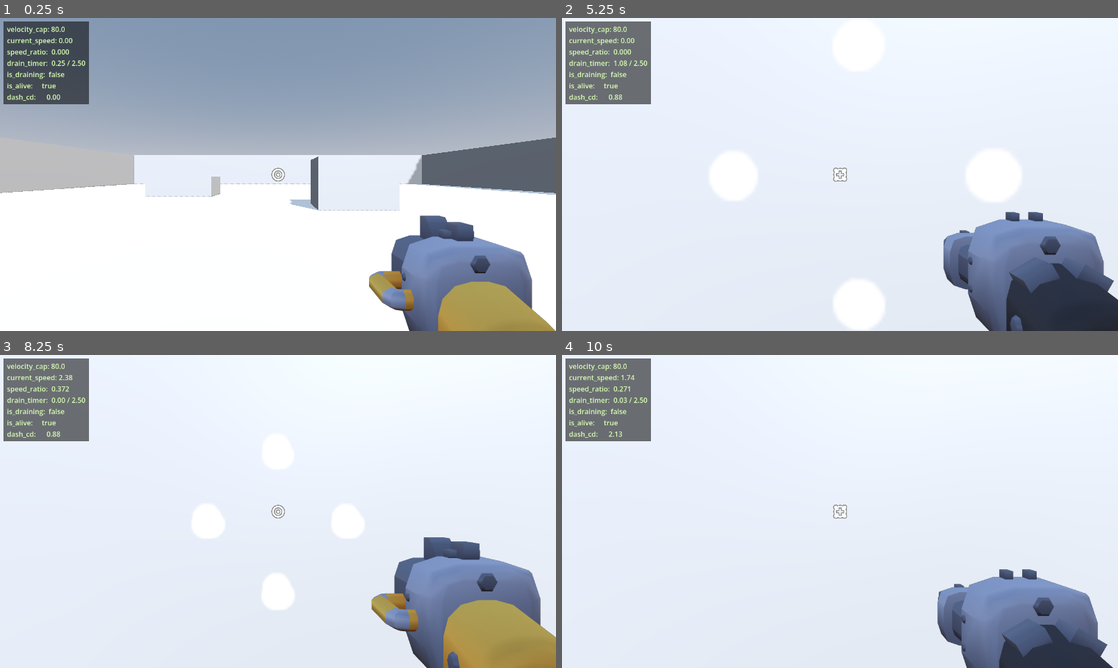
Above: before the commit, frames 1-4 (two rows, left to right).
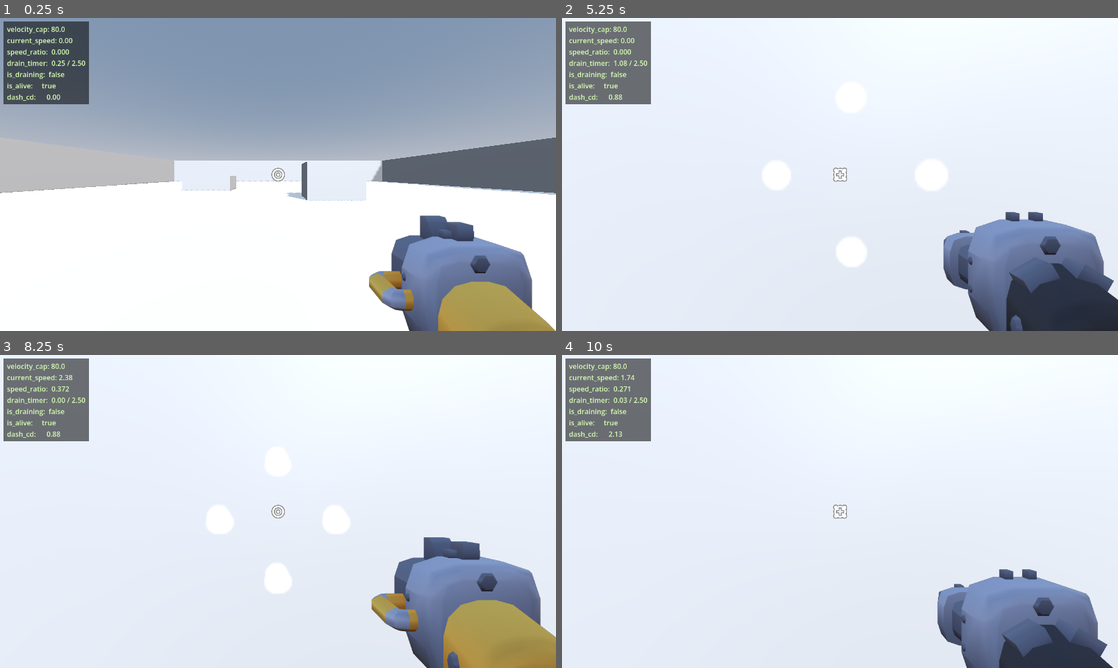
Above: after the commit, the same moments.

Repository: zulesss/vgate
Game: Godot game, scene res://scenes/main.tscn
Same seed, same stepped clock (60 frames per second), same inputs: the game is played once before the commit and once after it.
Inputs (mouse positions are in pixels of both pictures, inside the frame that each line leads up to):
- Up to frame 1 (0.25 s): no input
- Up to frame 2 (5.25 s): move the mouse to (867, 174) at 0.52 s; hold W (move_forward) from 0.53 s (still down); tap Shift (dash) at 0.6, 1.35, 2.3, 3.05, 3.6, 4.35 s; tap Space (jump) at 0.77, 1.52, 3.02, 3.77, 4.52 s; move the mouse to (812, 174) at 1.27 s; move the mouse to (851, 168) at 2.02 s; click (851, 168) at 2.1 s; move the mouse to (834, 180) at 2.77 s; tap E (weapon_toggle) at 2.85 s; move the mouse to (878, 177) at 3.52 s; move the mouse to (795, 171) at 4.27 s; move the mouse to (845, 174) at 5.02 s; click (845, 174) at 5.1 s
- Up to frame 3 (8.25 s): tap Shift (dash) at 5.3, 6.05, 6.6, 7.35 s; tap Enter at 5.75 s; move the mouse to (255, 505) at 5.77 s; release W (move_forward) at 5.78 s; hold D (move_right) 5.78-6.53 s; tap E (weapon_toggle) at 5.85 s; tap Space (jump) at 6.02, 6.77, 7.52 s; move the mouse to (305, 511) at 6.52 s; hold W (move_forward) from 6.53 s (still down); move the mouse to (250, 511) at 7.27 s; move the mouse to (289, 505) at 8.02 s; click (289, 505) at 8.1 s
- Up to frame 4 (10 s): tap Shift (dash) at 8.3, 9.05, 9.6 s; move the mouse to (834, 517) at 8.77 s; release W (move_forward) at 8.78 s; hold A (move_left) 8.78-9.53 s; tap E (weapon_toggle) at 8.85 s; tap Space (jump) at 9.02, 9.77 s; move the mouse to (878, 514) at 9.52 s; hold W (move_forward) from 9.53 s (still down)

The runs differ from the first frame. In frame 1, 2.8% of the frame differs, in the area x 0-99%, y 43-62%; in frame 2, 1.2%; in frame 3, 0.2%; in frame 4, less than 0.1%.

Commit message:
M2 refactor: single-axis cap FOV mapping (per spec pivot 082a676)
Replace axis1 (speed_ratio tunnel) + axis2 (cap_ratio plateau) + min()
with a single quadratic curve cap_norm → base_fov:
  cap≥80 → linear 90→95° (in-form headroom)
  cap<80 → quadratic 90→58° (urgency accelerates near zero)

Continuous read, no plateau. Kick offsets (kill +15°, dash +12°) and
camera bob taper unchanged. set_base() got optional smooth_seconds for
100ms exponential tracking — gates dёрганье on discrete hit/kill events.

Diff:
--- a/objects/fov_controller.gd
+++ b/objects/fov_controller.gd
@@ -1,8 +1,8 @@
 class_name FovController extends Node
 
 # FOV pipeline: final_fov = base_fov + sum(active kicks).
-# - base_fov ставит player.gd каждый кадр через set_base() из double-axis mapping
-#   (см. docs/feel/feel_spec.md §1).
+# - base_fov ставит player.gd каждый кадр через set_base() из cap_to_fov()
+#   single-axis mapping (см. docs/feel/feel_spec.md §1, revised 2026-04-27).
 # - kicks — transient offsets (kill-burst §2 punch, dash §3 stretch). Каждый
 #   kick декаит к 0 по своей easing-curve и удаляется когда отжил.
 #
@@ -16,20 +16,29 @@
 
 var _camera: Camera3D
 var _kicks: Array[Dictionary] = []  # [{magnitude, duration, elapsed, easing}]
+var _target_base: float = 90.0
+var _base_smooth_seconds: float = 0.0  # 0 = snap, >0 = exponential tracking
 
 
 func _ready() -> void:
 	if camera_path != NodePath(""):
 		_camera = get_node_or_null(camera_path) as Camera3D
+	_target_base = base_fov
 
 
 func set_camera(cam: Camera3D) -> void:
 	_camera = cam
 
 
-# Player.gd зовёт каждый кадр с финальным base FOV из min(axis1, axis2).
-func set_base(target_fov: float) -> void:
-	base_fov = target_fov
+# Player.gd зовёт каждый кадр с base FOV из cap_to_fov(velocity_cap). smooth_seconds
+# задаёт время сглаживания (~63% к target за указанное время через экспоненциальное
+# приближение). 0.0 = snap. Spec §1 (revised): single-axis cap mapping, 100ms
+# смягчает дёрганье на дискретных событиях (hit −15 cap, kill +25 cap).
+func set_base(target_fov: float, smooth_seconds: float = 0.0) -> void:
+	_target_base = target_fov
+	_base_smooth_seconds = smooth_seconds
+	if smooth_seconds <= 0.0:
+		base_fov = target_fov
 
 
 # Transient kick. easing один из: "ease_out_cubic", "ease_out_quart", "ease_out".
@@ -46,6 +55,13 @@
 func _process(delta: float) -> void:
 	if _camera == null:
 		return
+
+	# Smooth-track base toward target. Exponential approach: каждый кадр сокращаем
+	# разрыв на (delta / smooth_seconds), capped к 1.0. На дискретных hit/kill
+	# событиях даёт ~100ms ramp вместо мгновенного скачка.
+	if _base_smooth_seconds > 0.0 and base_fov != _target_base:
+		var step: float = clampf(delta / _base_smooth_seconds, 0.0, 1.0)
+		base_fov = lerpf(base_fov, _target_base, step)
 
 	var kick_sum: float = 0.0
 	# Iterate backwards чтобы удалять отжившие inplace.
--- a/objects/player.gd
+++ b/objects/player.gd
@@ -14,13 +14,18 @@
 const DASH_DURATION := 0.2
 const DASH_COOLDOWN := 2.5
 
-# FOV double-axis (docs/feel/feel_spec.md §1). Базовое значение spec'а — 90°,
-# не Starter-Kit'овые 80° в .tscn (исправляем в _ready()).
-const FOV_BASE := 90.0
-const FOV_LOW := 72.0   # speed_ratio 0.3 — нижняя точка квадратичной t² в зоне 0.3-0.6
-const FOV_MIN := 58.0   # удушение пол: ниже motion sickness
-const FOV_TUNNEL_DURATION := 1.8  # секунды: 72° → 58° за этот период когда speed_ratio<0.3
-const FOV_AXIS2_LOCK := 85.0       # cap_ratio 0.5-0.75 — едва заметная компрессия
+# FOV single-axis cap mapping (docs/feel/feel_spec.md §1, revised 2026-04-27).
+# base_fov = cap_to_fov(velocity_cap):
+#   cap≥80 (CAP_MID) → linear 90→95° (in-form headroom)
+#   cap<80           → quadratic 90→58° (urgency accelerates near zero)
+# Pivot от axis1 (speed_ratio tunnel) + axis2 (cap_ratio plateau) + min(): плато
+# давало dead-zone, kill restore не читался визуально. Single-axis = continuous
+# read «cap = FOV», kill +25 расширяет окно сразу.
+const FOV_NORM := 90.0   # старт (cap=80)
+const FOV_PEAK := 95.0   # cap=100 — пик «в форме»
+const FOV_FLOOR := 58.0  # motion sickness limit (cap=0)
+const CAP_MID := 0.8     # 80 / VelocityGate.CAP_CEILING — точка перегиба кривой
+const FOV_BASE_SMOOTH_SECONDS := 0.1  # 100ms сглаживание дёрганья на hit/kill
 
 # Camera bob (§1, MUST). Amplitude → 0 при low ratio, restore при high. 0.5 сек tween.
 const BOB_AMPLITUDE := 0.04         # baseline вертикальная амплитуда (units)
@@ -58,11 +63,6 @@
 var _dash_time_remaining: float = 0.0
 var _dash_cooldown_remaining: float = 0.0
 var _dash_velocity: Vector3 = Vector3.ZERO
-
-# FOV §1 — slow-down zone enter time. Когда speed_ratio впервые пересекает <0.3,
-# фиксируем t=0 для tunnel-кривой 72°→58° за 1.8 сек ease-in-out.
-var _tunnel_time: float = 0.0
-var _in_tunnel: bool = false
 
 # Camera bob state.
 var _bob_phase: float = 0.0
@@ -109,13 +109,15 @@
 	initiate_change_weapon(weapon_index)
 
 	# FOV controller — программный child, не в .tscn (проще + матчит conventions).
+	# Стартуем с FOV_NORM (cap=80 → 90°) — set_base в _tick_feel перепишет первым же
+	# кадром через cap_to_fov(), но snap нужен чтобы не было кадра с дефолтным 75°.
 	fov_controller = FovController.new()
 	fov_controller.name = "FovController"
-	fov_controller.base_fov = FOV_BASE
-	fov_controller.min_fov = FOV_MIN
+	fov_controller.base_fov = FOV_NORM
+	fov_controller.min_fov = FOV_FLOOR
 	fov_controller.set_camera(camera)
 	add_child(fov_controller)
-	camera.fov = FOV_BASE  # стартовый snap (Starter-Kit имел 80°)
+	camera.fov = FOV_NORM  # стартовый snap (Starter-Kit имел 80°)
 
 	_head_base_y = head.position.y
 
@@ -436,56 +438,14 @@
 	return _dash_cooldown_remaining
 
 
-# Feel pass §1 — каждый кадр пересчитываем base FOV (double-axis) и амплитуду bob'а.
-# Per-frame дёшево: пара ifelse + sin. Tween'ить modifier нужно явно (а не через Tween node)
-# чтобы не плодить allocations на каждом entry/exit.
+# Feel pass §1 — каждый кадр пересчитываем base FOV (single-axis cap) и bob taper.
+# Per-frame дёшево: одна if-ветка + lerpf. Дёрганье на дискретных hit/kill событиях
+# гасится 100ms экспоненциальным smoothing'ом внутри fov_controller.set_base().
 func _tick_feel(delta: float) -> void:
 	var sr: float = VelocityGate.speed_ratio()
-	var cap_ratio: float = VelocityGate.velocity_cap / 80.0
-
-	# --- Ось 1: speed_ratio ---
-	var fov_axis1: float
-	if sr >= 0.6:
-		fov_axis1 = FOV_BASE
-		_in_tunnel = false
-		_tunnel_time = 0.0
-	elif sr >= 0.3:
-		# Зона "тревога": квадратичная t² ease-in 90° → 72° на отрезке sr 0.6 → 0.3.
-		# t=0 при sr=0.6 (FOV_BASE), t=1 при sr=0.3 (FOV_LOW).
-		var t: float = (0.6 - sr) / 0.3
-		var eased: float = t * t  # ease-in-quadratic, периферия сужается медленно потом резко
-		fov_axis1 = lerpf(FOV_BASE, FOV_LOW, eased)
-		_in_tunnel = false
-		_tunnel_time = 0.0
-	else:
-		# "Удушение": 72° → 58° за FOV_TUNNEL_DURATION ease-in-out.
-		# Time-based, не speed-ratio-based — игрок не должен мгновенно проваливаться в 58°
-		# когда ratio пересёк 0.3, должен иметь 1.8 сек tunnel buildup.
-		if not _in_tunnel:
-			_in_tunnel = true
-			_tunnel_time = 0.0
-		_tunnel_time = minf(_tunnel_time + delta, FOV_TUNNEL_DURATION)
-		var t2: float = _tunnel_time / FOV_TUNNEL_DURATION  # 0..1
-		var eased2: float = _ease_in_out(t2)
-		fov_axis1 = lerpf(FOV_LOW, FOV_MIN, eased2)
-
-	# --- Ось 2: cap_ratio ---
-	var fov_axis2: float
-	if cap_ratio >= 0.75:
-		fov_axis2 = FOV_BASE
-	elif cap_ratio >= 0.5:
-		fov_axis2 = FOV_AXIS2_LOCK  # lock 85°, "что-то не так"
-	else:
-		# < 0.5 — продолжаем снижение (то же FOV_LOW как target в худшем случае).
-		# Линейная интерполяция от 85° (cap 0.5) к FOV_LOW (cap 0.0).
-		var t3: float = (0.5 - cap_ratio) / 0.5
-		fov_axis2 = lerpf(FOV_AXIS2_LOCK, FOV_LOW, clampf(t3, 0.0, 1.0))
-
-	var base: float = minf(fov_axis1, fov_axis2)
-	if base < FOV_MIN:
-		base = FOV_MIN
+
 	if fov_controller != null:
-		fov_controller.set_base(base)
+		fov_controller.set_base(cap_to_fov(VelocityGate.velocity_cap), FOV_BASE_SMOOTH_SECONDS)
 
 	# --- Camera bob amplitude taper ---
 	# threshold 0.3: ниже — modifier к 0 за BOB_TAPER_SECONDS, выше — к 1 за то же.
@@ -545,9 +505,15 @@
 		_dash_whoosh_player.play()
 
 
-# Symmetric ease-in-out (cubic). Используется для tunnel 72°→58°.
-static func _ease_in_out(t: float) -> float:
-	if t < 0.5:
-		return 4.0 * t * t * t
-	var inv: float = -2.0 * t + 2.0
-	return 1.0 - (inv * inv * inv) / 2.0
+# Spec §1 (revised 2026-04-27): single-axis cap → base FOV.
+#   cap_norm ≥ 0.8 → linear 90→95° (in-form headroom)
+#   cap_norm < 0.8 → quadratic 90→58° (urgency accelerates near zero)
+# Sanity: cap=80→90, cap=60→~88, cap=40→~82, cap=20→~72, cap=0→58.
+static func cap_to_fov(cap: float) -> float:
+	var cap_norm: float = cap / VelocityGate.CAP_CEILING
+	if cap_norm >= CAP_MID:
+		var t_up: float = (cap_norm - CAP_MID) / (1.0 - CAP_MID)
+		return lerpf(FOV_NORM, FOV_PEAK, clampf(t_up, 0.0, 1.0))
+	var t_down: float = (CAP_MID - cap_norm) / CAP_MID
+	t_down = clampf(t_down, 0.0, 1.0)
+	return lerpf(FOV_NORM, FOV_FLOOR, t_down * t_down)
